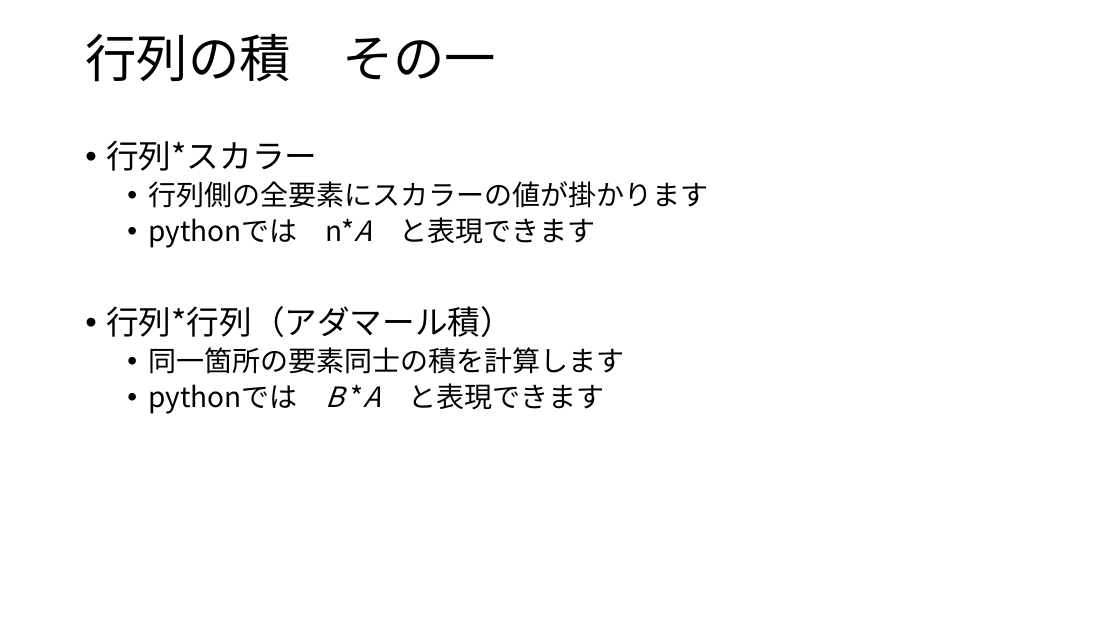
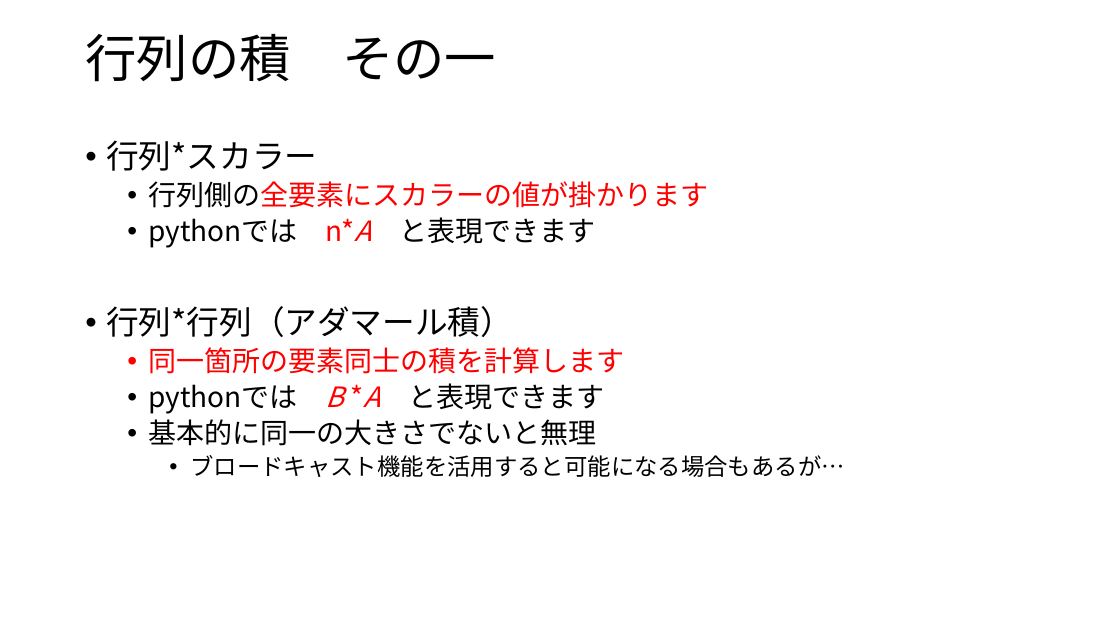
Before and after one commit to Ushiris/Rinkou, a slide deck: slide 9 of はじめてのディープラーニング.pptx (slide 8 before the commit). Drawn at 1120x630 pixels with LibreOffice and Linux fonts; fonts in the diff are those of the drawing. Boxes give left, top, right and bottom in pixels: in the first picture for what was removed or moved away, otherwise in the second. Text is boxed around its words. In the diff, an @@ line names an element or a change of style, - is before the commit and + after.

```diff
--- a/はじめてのディープラーニング.pptx
+++ b/はじめてのディープラーニング.pptx
@@ text at (x1=148, y1=181, x2=708, y2=414): text colour #000000 to #FF0000 in "行列側の全要素にスカラーの値が掛かります", "n*A", "同一箇所の要素同士の積を計算します", "B *A" @@
@@ text at (x1=148, y1=419, x2=844, y2=477): paragraphs added @@
+  • 基本的に同一の大きさでないと無理
+    • ブロードキャスト機能を活用すると可能になる場合もあるが…
```
Also in this commit, not shown: 5 other slides changed, 10 slides added.
